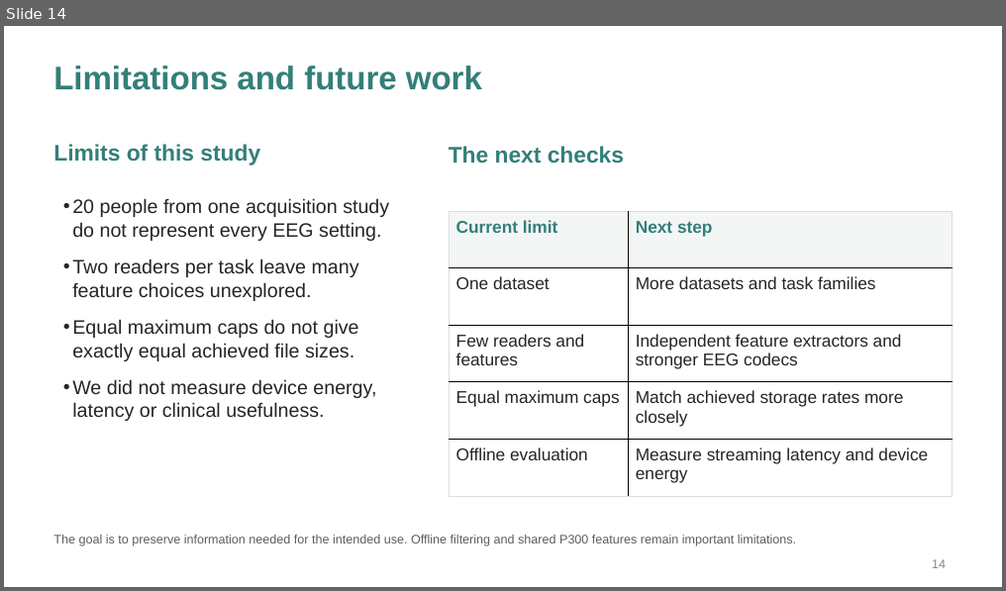
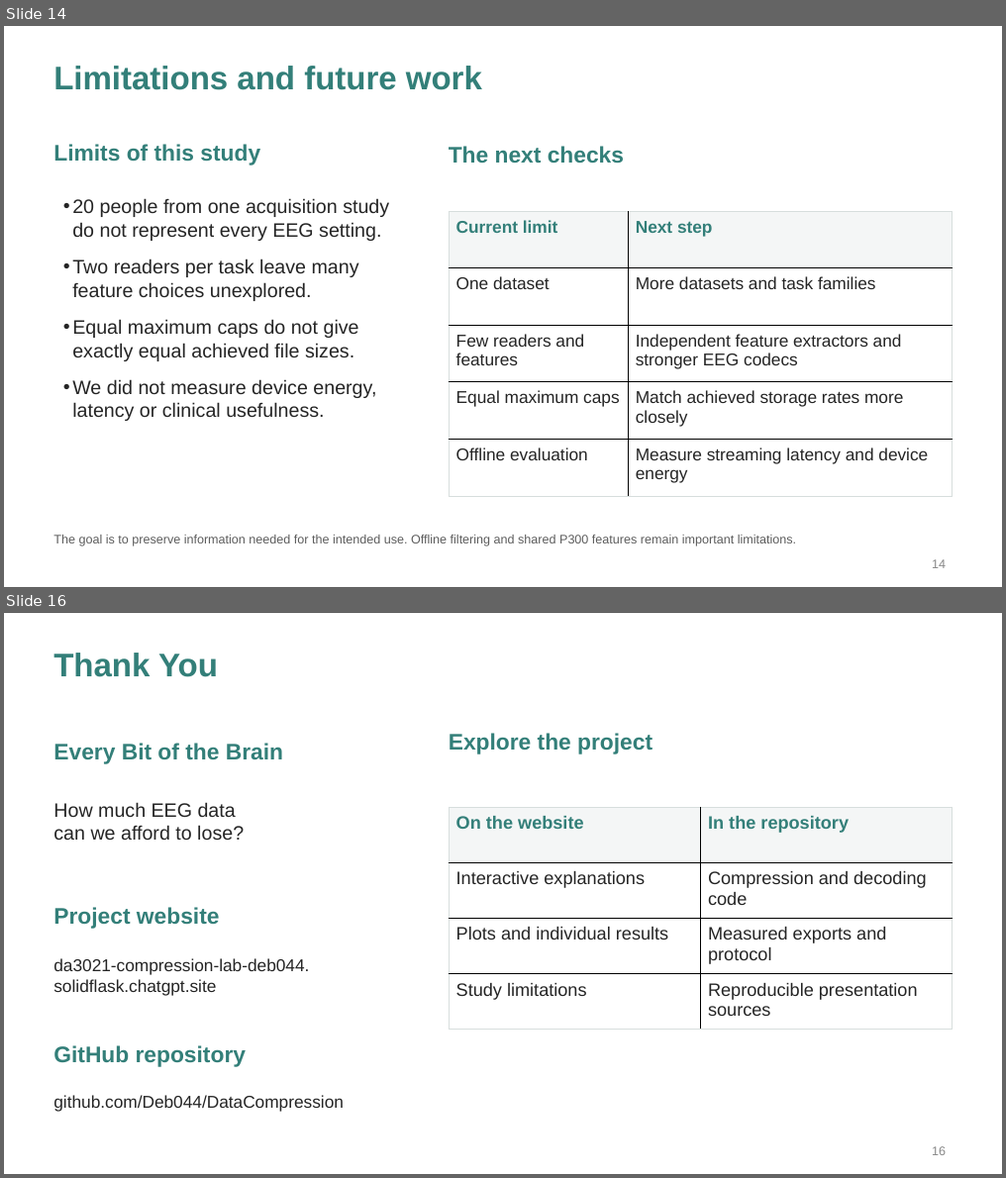
Before and after one commit to Deb044/DataCompression, a slide deck: output/presentation/every-bit-of-the-brain.pptx. Shown one above the other, each under a label of ours: slide 14 before the commit, slides 14 and 16 after it; the slides between them are not shown. The pictures are 1006x591 and 1006x1178 pixels, drawn with LibreOffice and Linux fonts; fonts in the diff are those of the drawing. Boxes give left, top, right and bottom in pixels: in the first picture for what was removed or moved away, otherwise in the second. Text is boxed around its words. In the diff, an @@ line names an element or a change of style, - is before the commit and + after.

```diff
--- a/output/presentation/every-bit-of-the-brain.pptx
+++ b/output/presentation/every-bit-of-the-brain.pptx
@@ slide 16 added at bbox=[4, 613, 1002, 1174], background #FFFFFF @@
@@ text added at bbox=[54, 653, 218, 677], 31.5 pt, text #337F79, bold @@
+Thank You
@@ text added at bbox=[54, 743, 283, 764], 21.8 pt, text #337F79, bold @@
+Every Bit of the Brain
@@ text added at bbox=[449, 733, 652, 755], 21.8 pt, text #337F79, bold @@
+Explore the project
@@ text added at bbox=[54, 802, 244, 840], 18.8 pt, text #252525 @@
+How much EEG data
+can we afford to lose?
@@ table added at bbox=[449, 807, 951, 1029], 4 rows, 2 columns @@
+On the website | In the repository
+Interactive explanations | Compression and decoding code
+Plots and individual results | Measured exports and protocol
+Study limitations | Reproducible presentation sources
@@ text added at bbox=[54, 907, 220, 929], 21.8 pt, text #337F79, bold @@
+Project website
@@ text added at bbox=[54, 959, 309, 995], 16.5 pt, text #252525 @@
+da3021-compression-lab-deb044.
+solidflask.chatgpt.site
@@ text added at bbox=[54, 1046, 246, 1067], 21.8 pt, text #337F79, bold @@
+GitHub repository
@@ text added at bbox=[54, 1095, 344, 1111], 16.5 pt, text #252525 @@
+github.com/Deb044/DataCompression
@@ text added at bbox=[932, 1147, 945, 1156], 12 pt, text #888888 @@
+16
```
Also in this commit, not shown: 3 slides changed, 5 other files.
